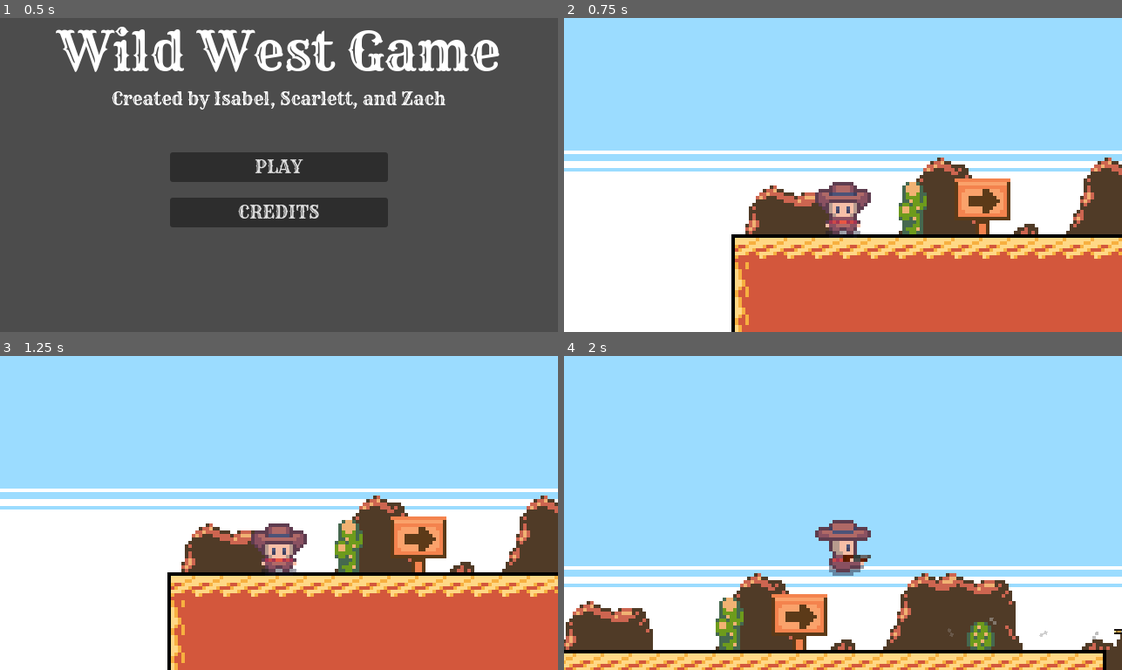
Above: before the commit, frames 1-4 (two rows, left to right).
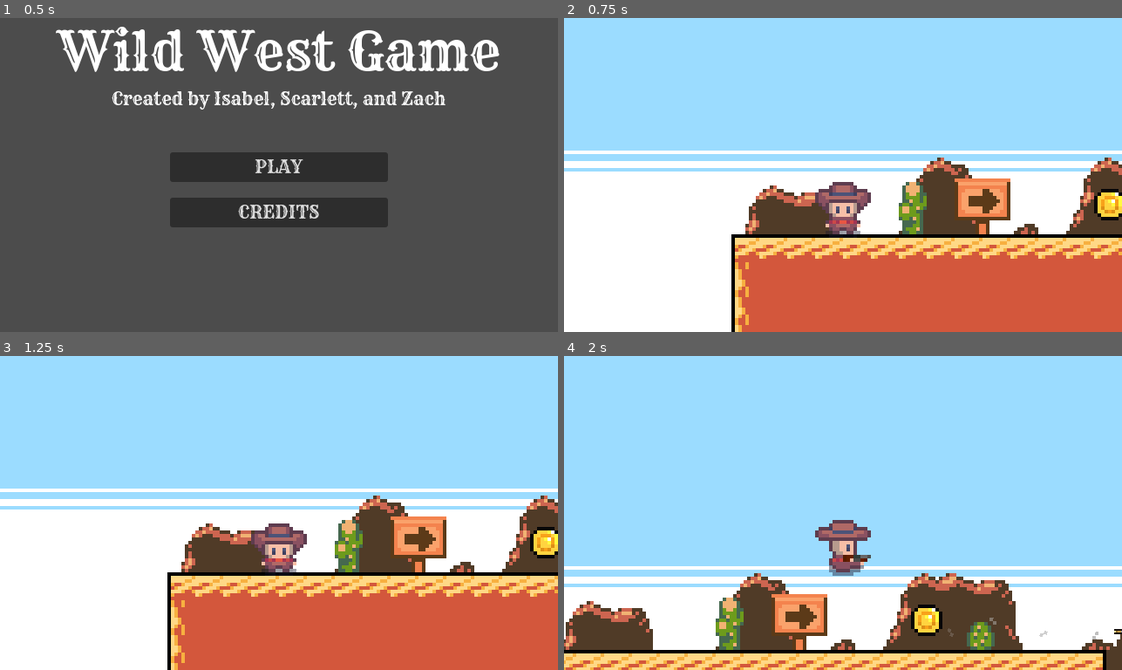
Above: after the commit, the same moments.

Repository: iltusing/hoohacks26
Game: Godot game, scene res://scenes/title.tscn
The game is run twice, just before and just after one commit, with the same random seed, the same clock (stepped at 60 frames per second) and the same inputs.
Inputs:
- Up to frame 1 (0.5 s): no input
- Up to frame 2 (0.75 s): click "PLAY" at 0.5 s
- Up to frame 3 (1.25 s): no input
- Up to frame 4 (2 s): tap Enter at 1.25 s; hold D (move_right) from 1.28 s (still down); tap Space (shoot) at 1.35 s; tap W (jump) at 1.52 s

Frame 1 is identical in both runs. In frame 2, 0.4% of the frame differs, in the area x 95-100%, y 54-65%; in frame 3, 0.4%; in frame 4, 0.5%, in the area x 62-68%, y 79-90%.

Commit message:
Coin scene

Diff:
--- a/wild-west-game/project.godot
+++ b/wild-west-game/project.godot
@@ -16,6 +16,10 @@
 boot_splash/bg_color=Color(0, 0, 0, 1)
 boot_splash/show_image=false
 config/icon="res://icon.svg"
+
+[autoload]
+
+GameManager="*uid://bwgoa7bceew3w"
 
 [display]
 
--- /dev/null
+++ b/wild-west-game/scenes/coin.tscn
@@ -0,0 +1,59 @@
+[gd_scene format=3 uid="uid://brhi28weu02n2"]
+
+[ext_resource type="Script" uid="uid://cjbqxf5c21vrt" path="res://scripts/coin.gd" id="1_kfxoj"]
+[ext_resource type="Texture2D" uid="uid://ccue3v6u0yw3s" path="res://assets/Coins/item57.png" id="1_xmuha"]
+[ext_resource type="Texture2D" uid="uid://dwtjwk8ngurj7" path="res://assets/Coins/item58.png" id="2_kfxoj"]
+[ext_resource type="Texture2D" uid="uid://b4lfsvi3ewlwp" path="res://assets/Coins/item59.png" id="3_jsmju"]
+[ext_resource type="Texture2D" uid="uid://cytx437sh3s4g" path="res://assets/Coins/item60.png" id="4_s0mny"]
+[ext_resource type="Texture2D" uid="uid://dy0rm723tuy0f" path="res://assets/Coins/item61.png" id="5_7cc30"]
+[ext_resource type="Texture2D" uid="uid://bkt4546k5sdw6" path="res://assets/Coins/item62.png" id="6_rojmm"]
+[ext_resource type="Texture2D" uid="uid://cohwox4qk3wlu" path="res://assets/Coins/item63.png" id="7_ls27i"]
+[ext_resource type="Texture2D" uid="uid://bvnonmi3hav6h" path="res://assets/Coins/item64.png" id="8_ssuvv"]
+
+[sub_resource type="SpriteFrames" id="SpriteFrames_6jg3o"]
+animations = [{
+"frames": [{
+"duration": 1.0,
+"texture": ExtResource("1_xmuha")
+}, {
+"duration": 1.0,
+"texture": ExtResource("2_kfxoj")
+}, {
+"duration": 1.0,
+"texture": ExtResource("3_jsmju")
+}, {
+"duration": 1.0,
+"texture": ExtResource("4_s0mny")
+}, {
+"duration": 1.0,
+"texture": ExtResource("5_7cc30")
+}, {
+"duration": 1.0,
+"texture": ExtResource("6_rojmm")
+}, {
+"duration": 1.0,
+"texture": ExtResource("7_ls27i")
+}, {
+"duration": 1.0,
+"texture": ExtResource("8_ssuvv")
+}],
+"loop": true,
+"name": &"coin",
+"speed": 5.0
+}]
+
+[sub_resource type="CircleShape2D" id="CircleShape2D_xmuha"]
+radius = 4.0
+
+[node name="Coin" type="Area2D" unique_id=1246259656]
+script = ExtResource("1_kfxoj")
+
+[node name="AnimatedSprite2D" type="AnimatedSprite2D" parent="." unique_id=32686220]
+sprite_frames = SubResource("SpriteFrames_6jg3o")
+animation = &"coin"
+frame_progress = 0.9784772
+
+[node name="CollisionShape2D" type="CollisionShape2D" parent="." unique_id=1939733208]
+shape = SubResource("CircleShape2D_xmuha")
+
+[connection signal="body_entered" from="." to="." method="_on_body_entered"]
--- a/wild-west-game/scenes/main.tscn
+++ b/wild-west-game/scenes/main.tscn
@@ -7,6 +7,7 @@
 [ext_resource type="Texture2D" uid="uid://cnwehkkqvu1jr" path="res://assets/Yeehaw/yeehaw_parallax_layerB_standard.png" id="5_85g3d"]
 [ext_resource type="PackedScene" uid="uid://cf7qgxcbo78ue" path="res://scenes/player.tscn" id="6_tefeu"]
 [ext_resource type="PackedScene" uid="uid://dd2policsuw1n" path="res://scenes/killzone.tscn" id="7_o6xl0"]
+[ext_resource type="PackedScene" uid="uid://brhi28weu02n2" path="res://scenes/coin.tscn" id="8_tipki"]
 
 [sub_resource type="TileSetAtlasSource" id="TileSetAtlasSource_74lek"]
 texture = ExtResource("1_tbgi4")
@@ -2597,7 +2598,7 @@
 tile_map_data = PackedByteArray("AAACAP//AgAIAAMAAAACAP7/AgAIAAIAAAALAP//AgAJAAMAAAAXAP7/AgAIAAIAAAAXAP//AgAIAAMAAAAYAP …(464 unchanged characters)…
 tile_set = SubResource("TileSet_lpvoh")
 
-[node name="Player" parent="." unique_id=1502754261 instance=ExtResource("6_tefeu")]
+[node name="Player" parent="." unique_id=1502754261 groups=["player"] instance=ExtResource("6_tefeu")]
 position = Vector2(0, -7)
 collision_layer = 5
 
@@ -2609,3 +2610,6 @@
 position = Vector2(7.119278, 7.250004)
 scale = Vector2(5.1482034, -0.96625984)
 shape = SubResource("RectangleShape2D_tipki")
+
+[node name="Coin" parent="." unique_id=1246259656 instance=ExtResource("8_tipki")]
+position = Vector2(77, -8)
--- /dev/null
+++ b/wild-west-game/scripts/GameManager.gd
@@ -0,0 +1,15 @@
+extends Node
+var score: int
+
+# Called when the node enters the scene tree for the first time.
+func _ready() -> void:
+	score = 0
+
+
+# Called every frame. 'delta' is the elapsed time since the previous frame.
+func _process(_delta: float) -> void:
+	pass
+
+func add_score(amount: int) -> void:
+	score += amount
+	print("Score: ", score)
--- /dev/null
+++ b/wild-west-game/scripts/coin.gd
@@ -0,0 +1,6 @@
+extends Area2D
+
+func _on_body_entered(body: Node2D) -> void:
+	if body.is_in_group("player"):
+		queue_free()
+		GameManager.add_score(1)
Binary file added: wild-west-game/assets/Coins/item57.png
Not shown, added: wild-west-game/assets/Coins/item57.png.import
Binary file added: wild-west-game/assets/Coins/item58.png
Not shown, added: wild-west-game/assets/Coins/item58.png.import
Binary file added: wild-west-game/assets/Coins/item59.png
Not shown, added: wild-west-game/assets/Coins/item59.png.import
Binary file added: wild-west-game/assets/Coins/item60.png
Not shown, added: wild-west-game/assets/Coins/item60.png.import
Binary file added: wild-west-game/assets/Coins/item61.png
Not shown, added: wild-west-game/assets/Coins/item61.png.import
Binary file added: wild-west-game/assets/Coins/item62.png
Not shown, added: wild-west-game/assets/Coins/item62.png.import
(and 8 more such lines)
